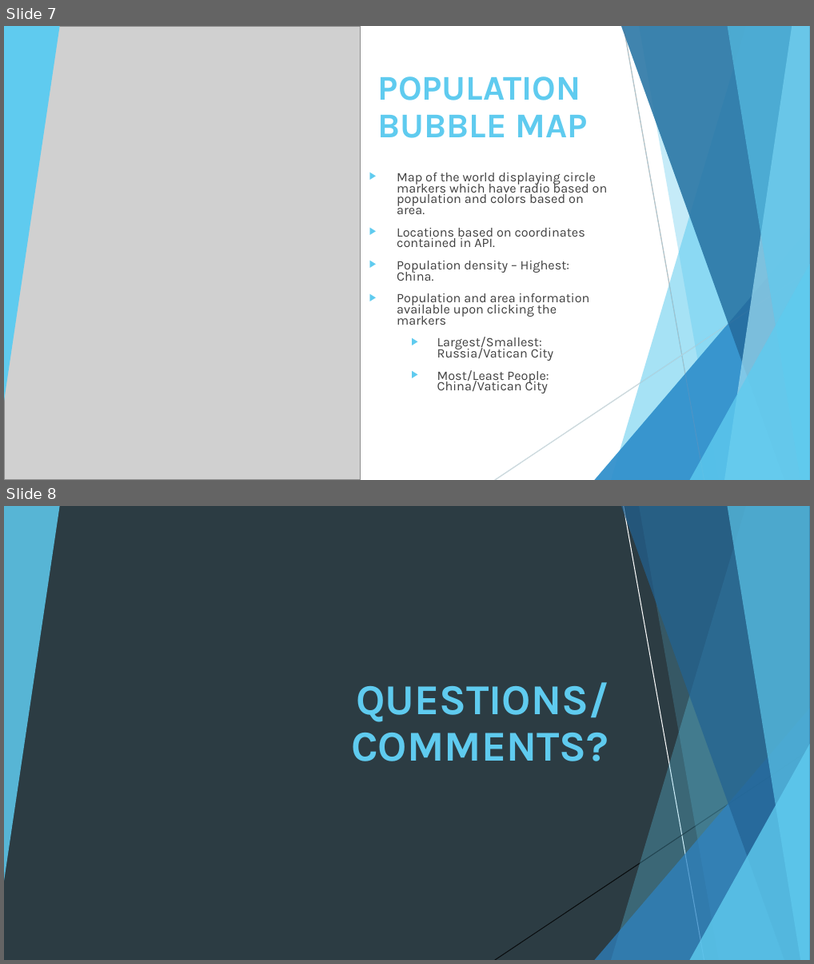
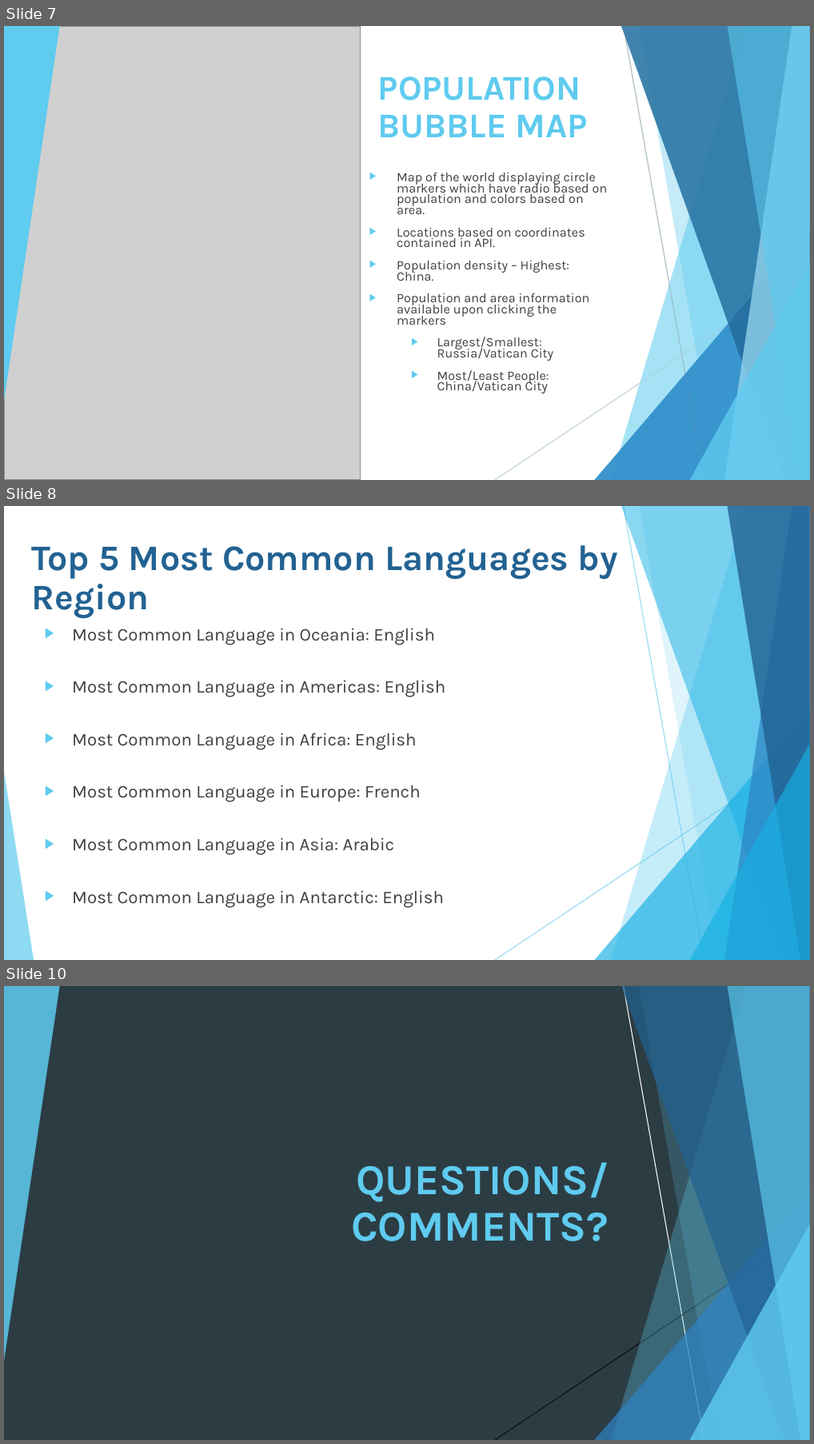
Before and after one commit to nelsonalb/World_Population-Project-3, a slide deck: Project 3- World Data Population.pptx. Shown one above the other, each under a label of ours: slides 7 and 8 before the commit, slides 7, 8 and 10 after it; the slides between them are not shown. The pictures are 814x964 and 814x1444 pixels, drawn with LibreOffice and Linux fonts; fonts in the diff are those of the drawing; grey boxes stand for pictures. Boxes give left, top, right and bottom in pixels: in the first picture for what was removed or moved away, otherwise in the second. Text is boxed around its words. In the diff, an @@ line names an element or a change of style, - is before the commit and + after.

```diff
--- a/Project 3- World Data Population.pptx
+++ b/Project 3- World Data Population.pptx
@@ slide 8 added at <box>4,506,810,960</box>, background #FFFFFF; not listed: 10 template elements that a slide beside it also shows @@
@@ text added at <box>32,545,618,908</box>, 16 pt, text #404040 @@
+Top 5 Most Common Languages by Region
+▶ Most Common Language in Oceania: English
+▶ Most Common Language in Americas: English
+▶ Most Common Language in Africa: English
+▶ Most Common Language in Europe: French
+▶ Most Common Language in Asia: Arabic
+▶ Most Common Language in Antarctic: English
@@ what was slide 8 is now slide 10 @@
```
Also in this commit, not shown: 2 other slides added, 1 slide removed.
